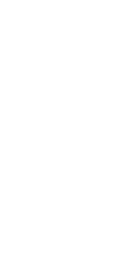
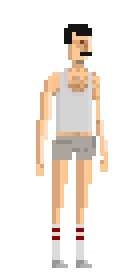
Two versions of the same layered image (w=140, h=280). Layer-by-layer changes:
added group "idleright" with 2 layers above "idleleft" over <box>36,24,108,268</box>
added layer "GAYDUDE2" (1st of 2, in "idleright") in group "idleright" over <box>36,24,108,268</box>
renamed "idle" to "idleleft", hid the group it (2 layers) over <box>36,24,108,268</box>
